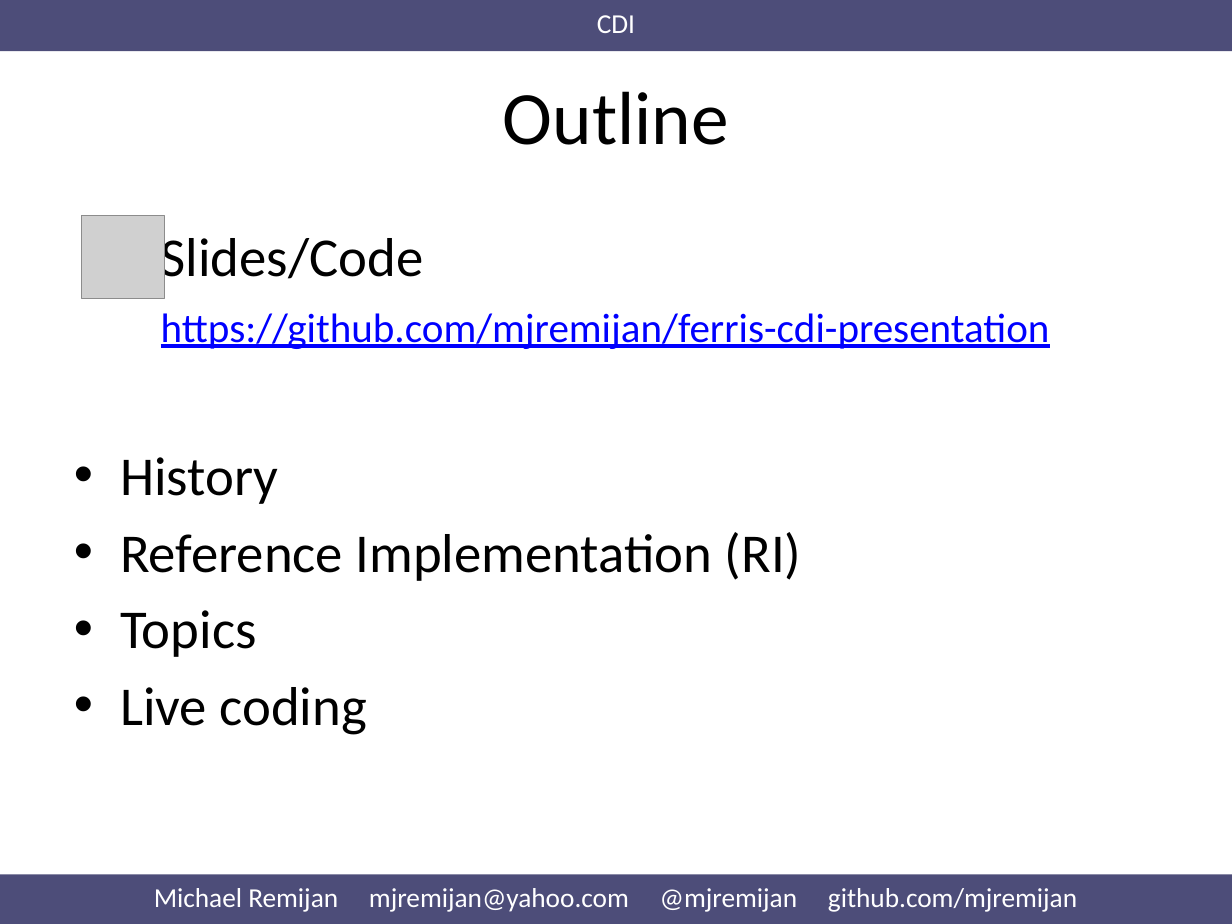
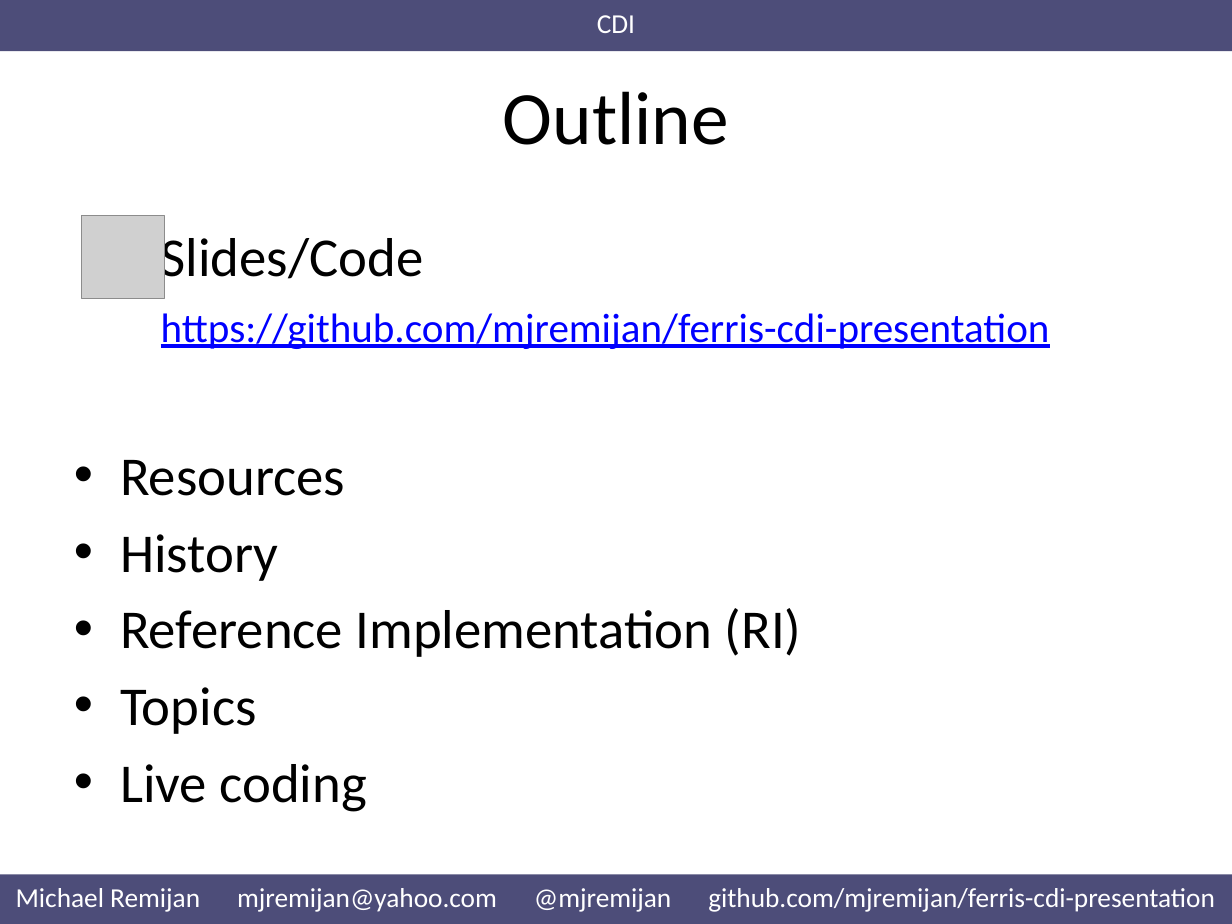
Before and after one commit to mjremijan/ferris-cdi-presentation, a slide deck: slide 4 of Presentation.pptx. Drawn at 1232x924 pixels with LibreOffice and Linux fonts; fonts in the diff are those of the drawing; grey boxes stand for pictures. Boxes give left, top, right and bottom in pixels: in the first picture for what was removed or moved away, otherwise in the second. Text is boxed around its words. In the diff, an @@ line names an element or a change of style, - is before the commit and + after.

```diff
--- a/Presentation.pptx
+++ b/Presentation.pptx
@@ text at [120, 460, 345, 496]: paragraph added @@
+• Resources
@@ text in rectangle at [16, 888, 1215, 912]: text changed @@
-Michael Remijan mjremijan@yahoo.com @mjremijan github.com/mjremijan
+Michael Remijan mjremijan@yahoo.com @mjremijan github.com/mjremijan/ferris-cdi-presentation
```
Also in this commit, not shown: 6 other slides changed, 1 slide added.
